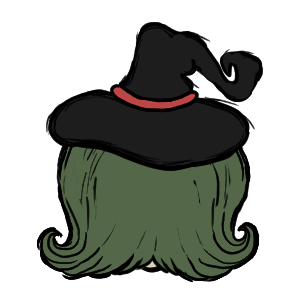
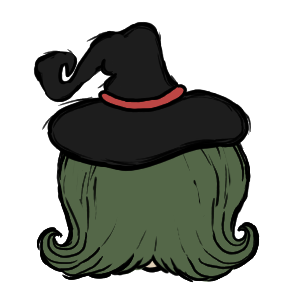
Two versions of the same layered image (w=300, h=300). Layer-by-layer changes:
removed layer "Layer 3" over box(68, 136, 237, 172)
painted on "Layer 2" over box(33, 21, 264, 172)
